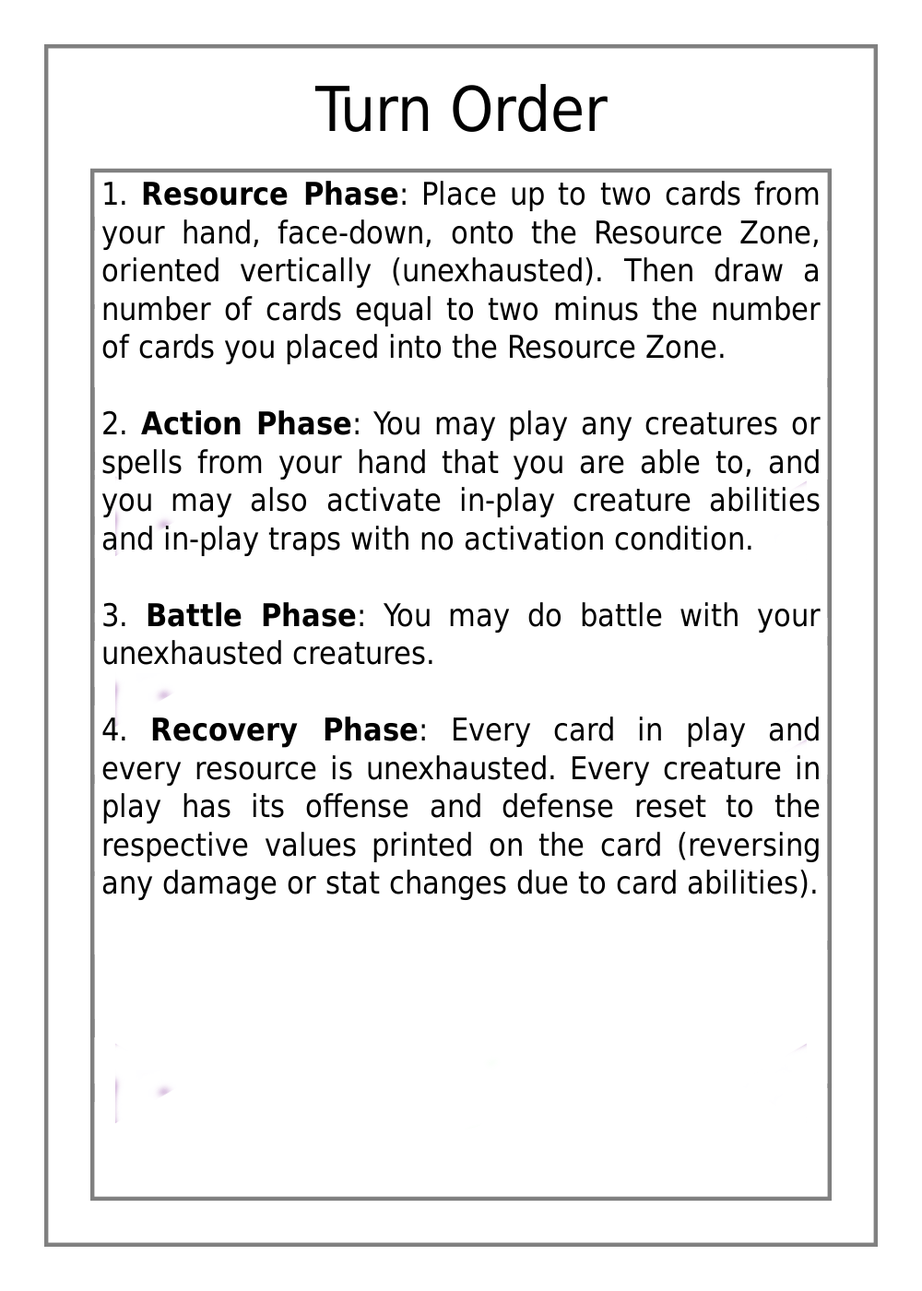
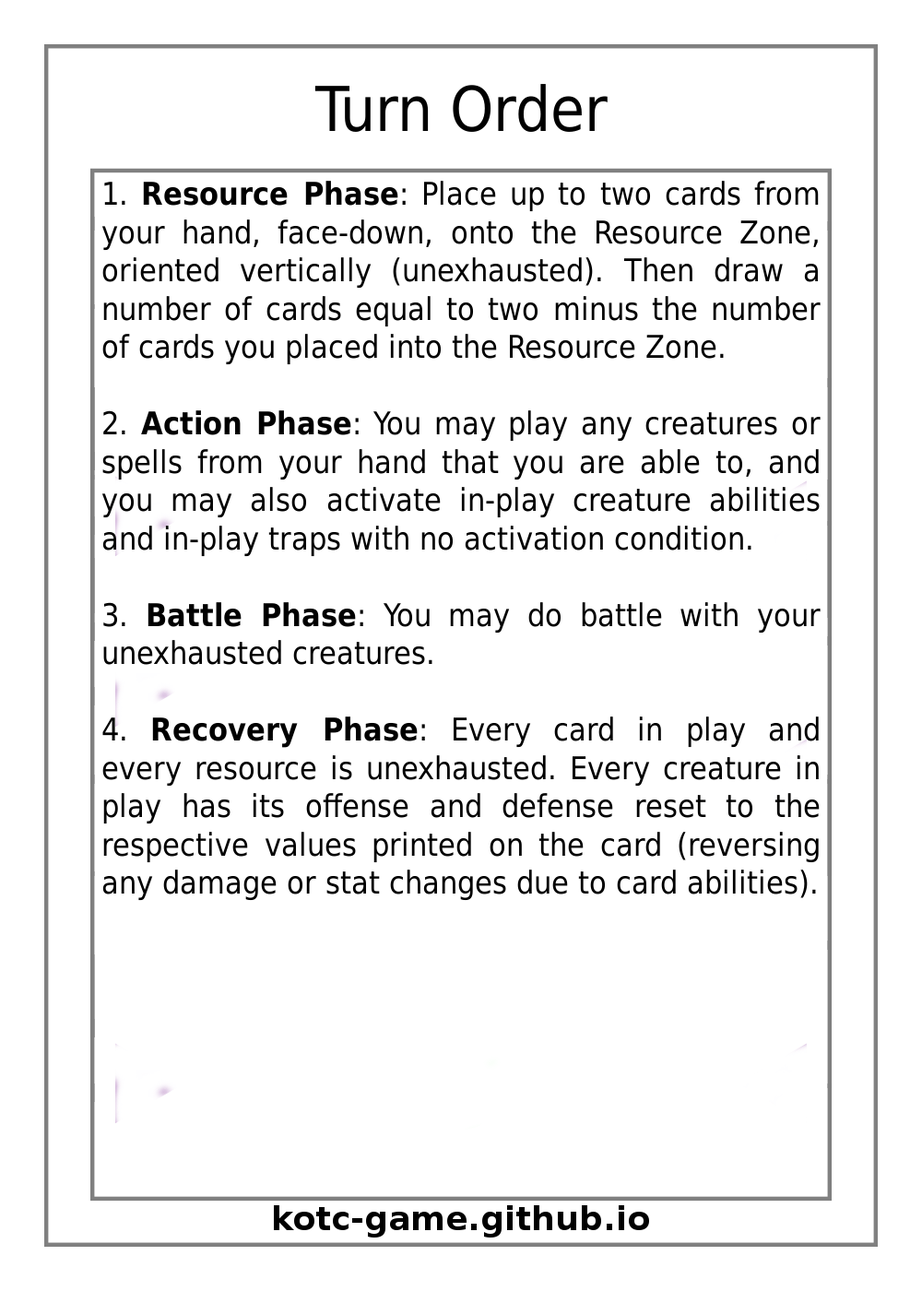
Comparing the layer stacks of the two w=922, h=1291 images. Changes:
added layer "Website Link" above "Tip Card Template" over <box>273,1205,650,1238</box>
